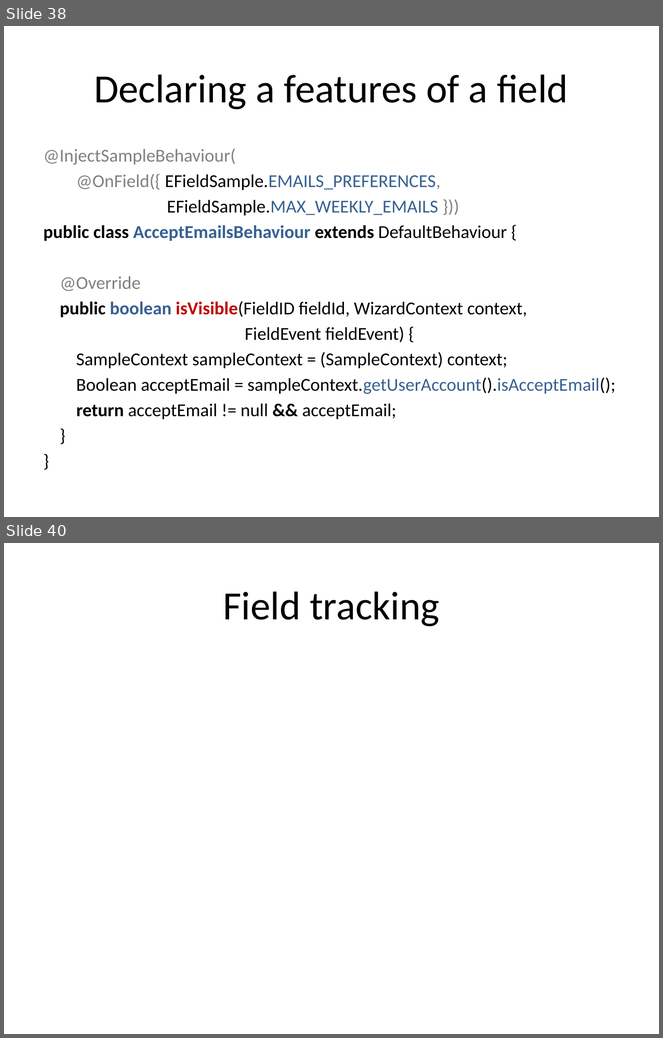
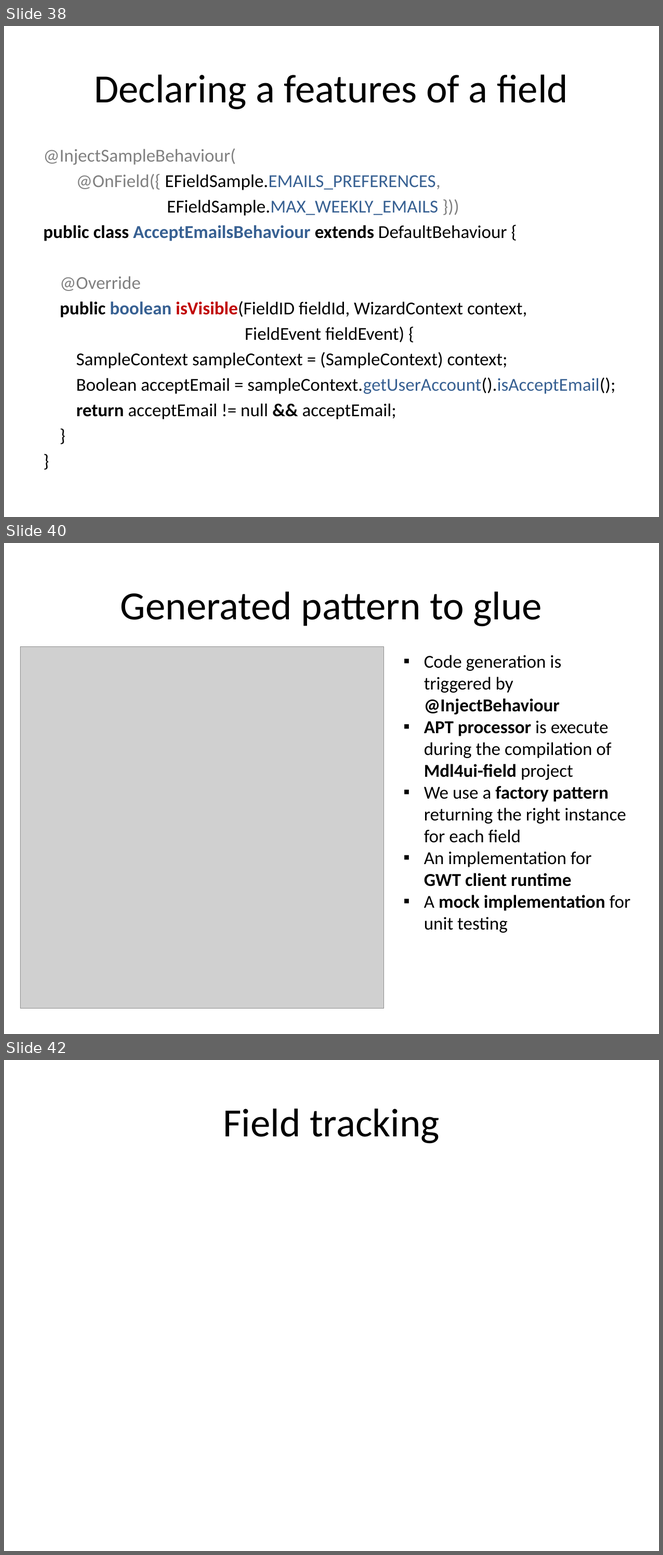
Before and after one commit to lesfurets/mdl4ui, a slide deck: mdl4ui-docs/mdl4ui_cg2013.pptx. Shown one above the other, each under a label of ours: slides 38 and 40 before the commit, slides 38, 40 and 42 after it; the slides between them are not shown. The pictures are 663x1038 and 663x1555 pixels, drawn with LibreOffice and Linux fonts; fonts in the diff are those of the drawing; grey boxes stand for pictures. Boxes give left, top, right and bottom in pixels: in the first picture for what was removed or moved away, otherwise in the second. Text is boxed around its words. In the diff, an @@ line names an element or a change of style, - is before the commit and + after.

Commit message:
added injection pattern slides

```diff
--- a/mdl4ui-docs/mdl4ui_cg2013.pptx
+++ b/mdl4ui-docs/mdl4ui_cg2013.pptx
@@ slide 40 added at <box>4,543,659,1034</box>, background #FFFFFF @@
@@ title added at <box>120,591,542,627</box>, 44 pt, text #000000 @@
+Generated pattern to glue
@@ picture added at <box>21,646,384,1009</box> @@
@@ text added at <box>424,655,631,933</box>, 20 pt, text #000000 @@
+▪ Code generation is triggered by @InjectBehaviour
+▪ APT processor is execute during the compilation of Mdl4ui-field project
+▪ We use a factory pattern returning the right instance for each field
+▪ An implementation for GWT client runtime
+▪ A mock implementation for unit testing
@@ what was slide 40 is now slide 42 @@
```
Also in this commit, not shown: 1 slide changed, 1 other slide added, 7 other files.
